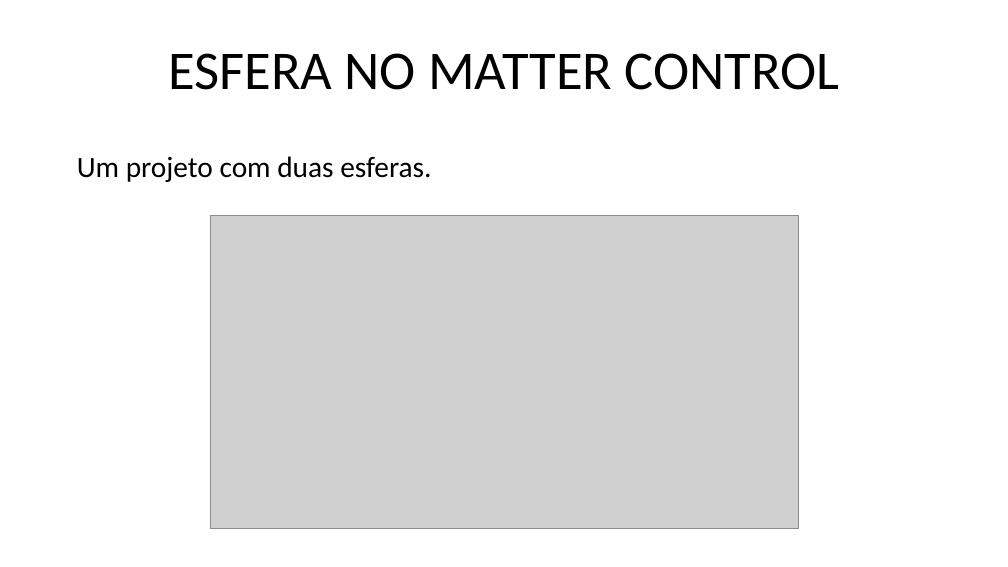
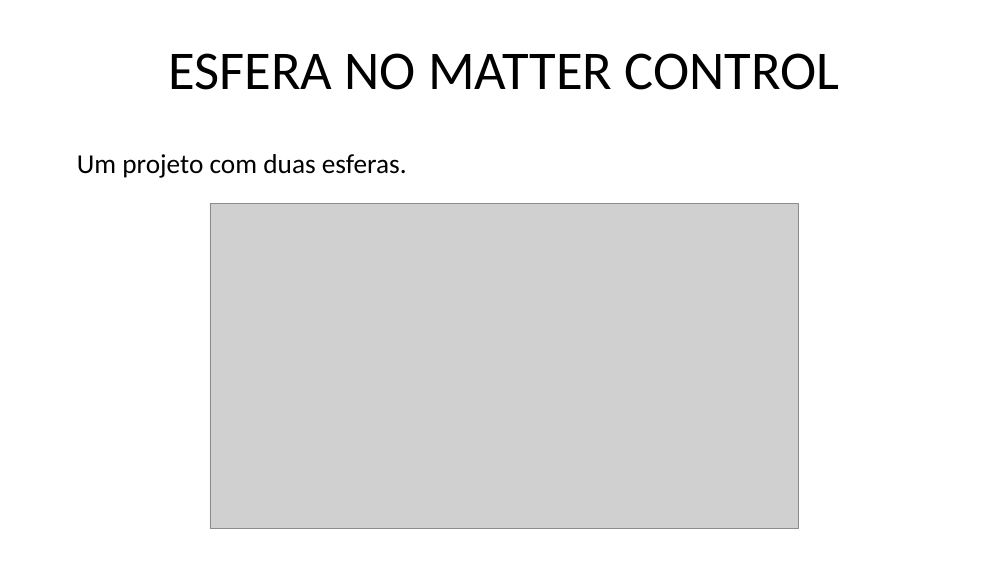
Before and after one commit to marcosdosea/ManualImpessora3D, a slide deck: slide 16 of Curso/Fundamentos de impressão 3D - Objetos.pptx (slide 15 before the commit). Drawn at 1008x567 pixels with LibreOffice and Linux fonts; fonts in the diff are those of the drawing; grey boxes stand for pictures. Boxes give left, top, right and bottom in pixels: in the first picture for what was removed or moved away, otherwise in the second. Text is boxed around its words. In the diff, an @@ line names an element or a change of style, - is before the commit and + after.

```diff
--- a/Curso/Fundamentos de impressão 3D - Objetos.pptx
+++ b/Curso/Fundamentos de impressão 3D - Objetos.pptx
@@ text "Um projeto com duas esferas." at (77,154,407,178): size 28 to 26 pt @@
@@ picture: place and size @@
-picture at (210,216,799,529)
+picture at (210,204,799,529)
```
Also in this commit, not shown: 15 other slides changed, 7 slides added, 6 other files.
